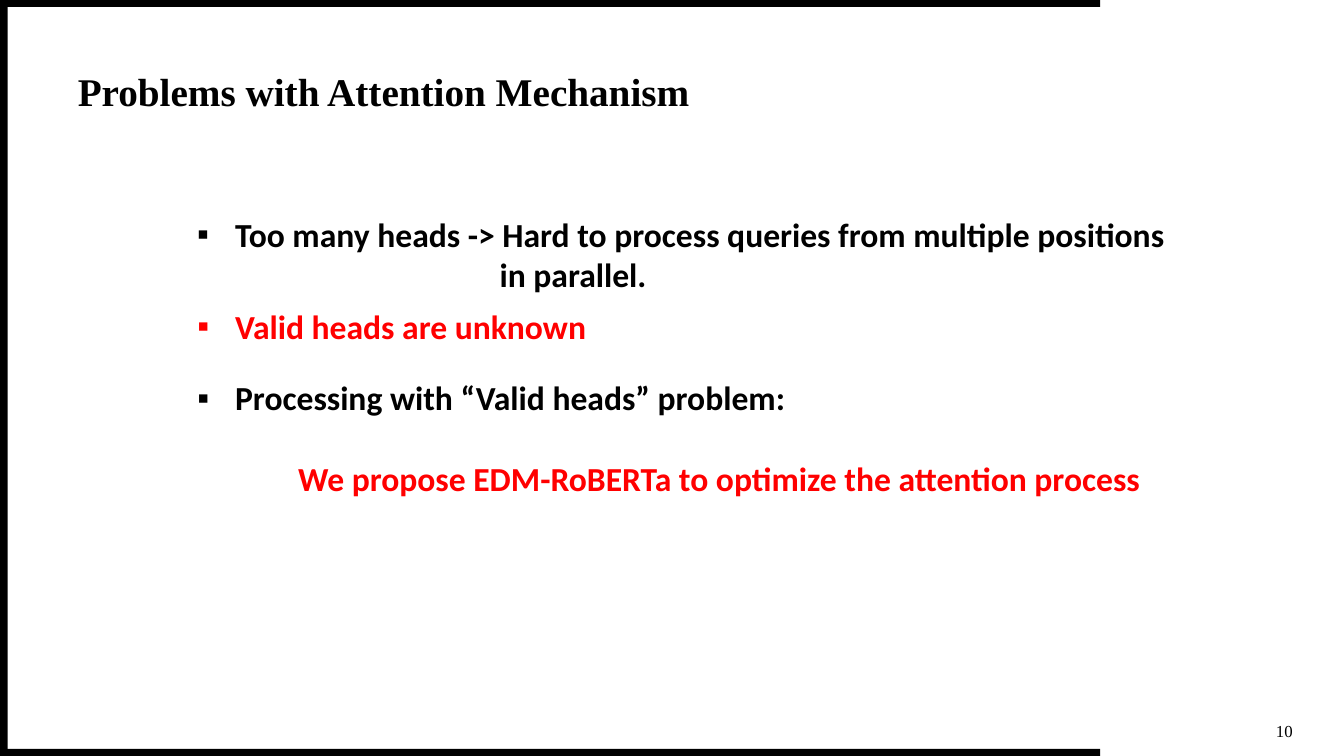
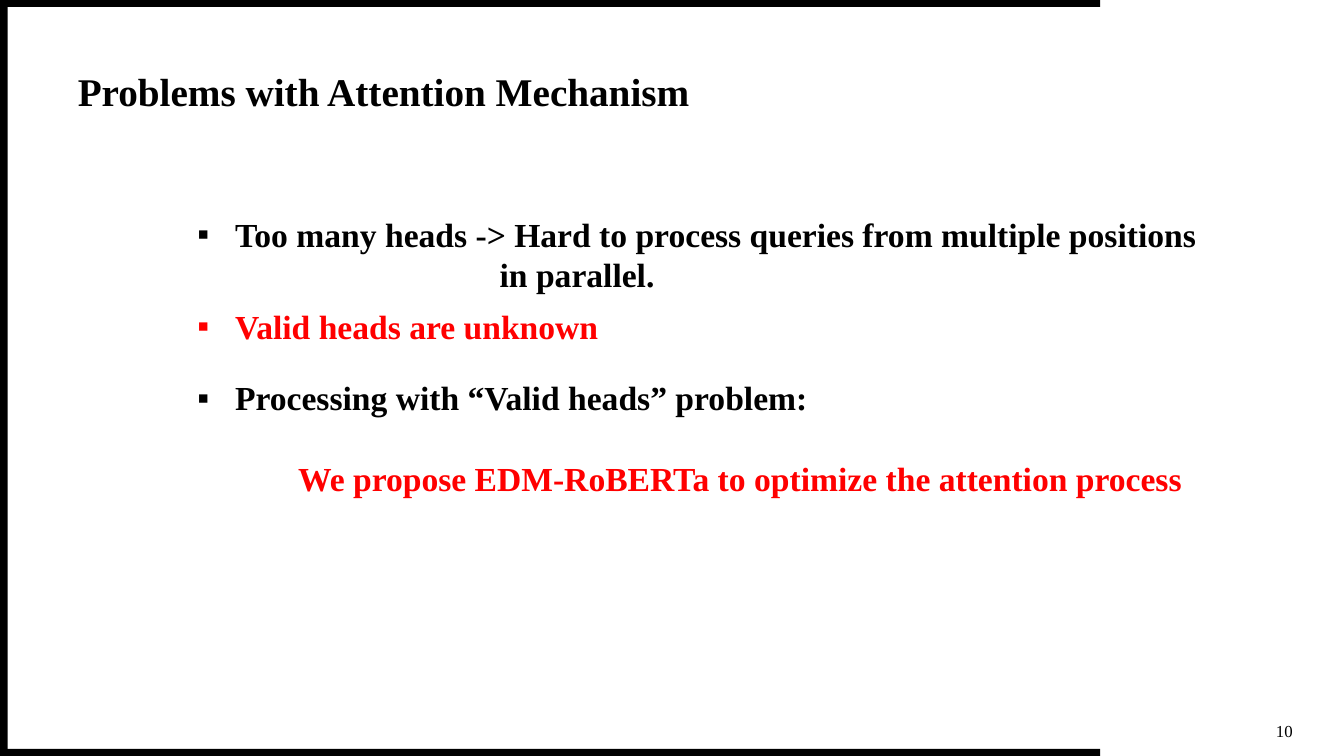
Before and after one commit to theQuert/inlpfun, a slide deck: slide 14 of Lab/REP.pptx. Drawn at 1344x756 pixels with LibreOffice and Linux fonts; fonts in the diff are those of the drawing. Boxes give left, top, right and bottom in pixels: in the first picture for what was removed or moved away, otherwise in the second. Text is boxed around its words. In the diff, an @@ line names an element or a change of style, - is before the commit and + after.

```diff
--- a/Lab/REP.pptx
+++ b/Lab/REP.pptx
@@ font Calibri to Times New Roman in 3 elements at (235, 386, 1182, 498), (235, 315, 598, 340), (235, 223, 1196, 294) @@
```
Also in this commit, not shown: 6 other slides changed, 1 slide added.
